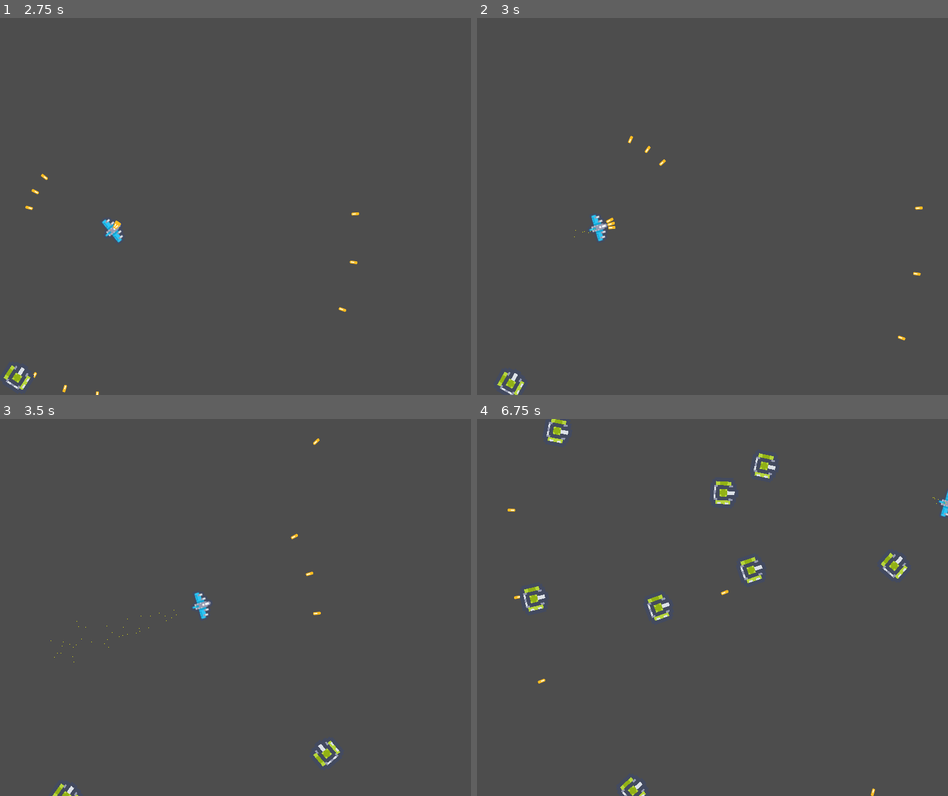
Above: before the commit, frames 1-4 (two rows, left to right).
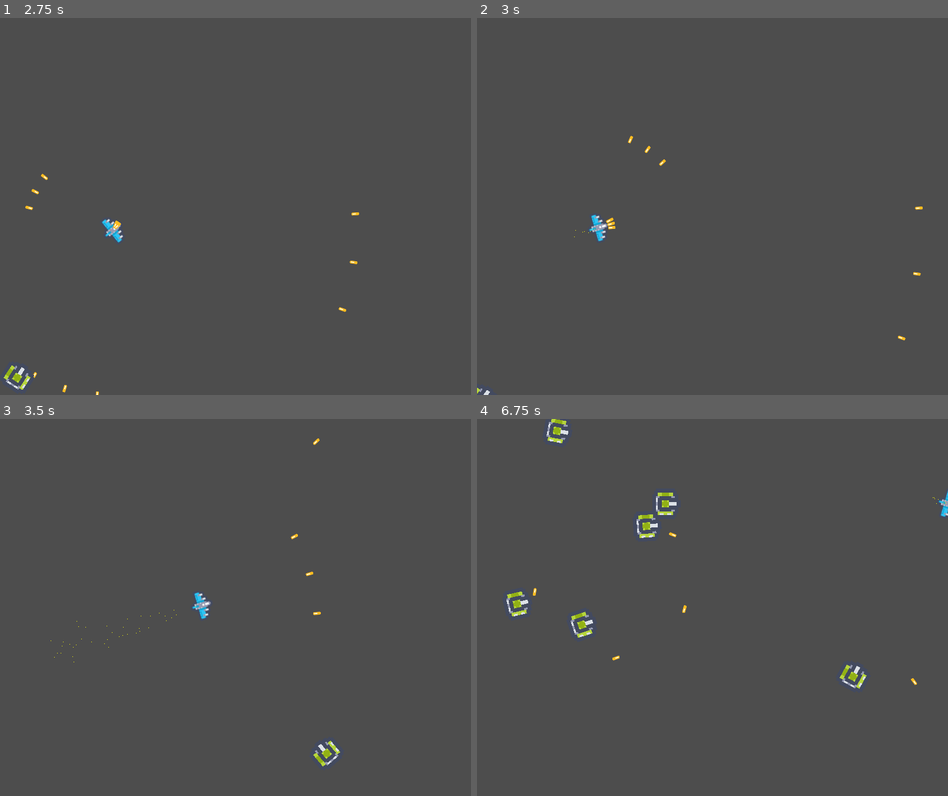
Above: after the commit, the same moments.

Repository: nbogie/godot-asteroids-ish-gdscript
Game: Godot game, scene res://main_scene_node.tscn
Two runs of this game, one before a commit and one after it. Both use one fixed random seed, a clock stepped at 60 frames per second and the inputs below.
Inputs:
- Up to frame 1 (2.75 s): tap Enter at 0.5 s; hold Right (move_right) 0.53-1.28 s; hold Space (fire) 0.53-1.28 s; hold Left (move_left) 1.28-2.03 s; tap Space (fire) at 1.35 s; hold Right (move_right) from 2.03 s (still down); hold Space (fire) from 2.03 s (still down)
- Up to frame 2 (3 s): release Right (move_right) at 2.78 s; release Space (fire) at 2.78 s; hold Shift (thrust) from 2.78 s (still down); tap Space (fire) at 2.85 s
- Up to frame 3 (3.5 s): keep holding Shift (thrust)
- Up to frame 4 (6.75 s): release Shift (thrust) at 3.53 s; hold Space (fire) 3.53-4.28 s; hold Left (move_left) 3.53-5.78 s; tap Space (fire) at 4.35, 5.85 s; hold Space (fire) 5.03-5.78 s; hold Right (move_right) 5.78-6.53 s; hold Shift (thrust) from 6.53 s (still down); hold Space (fire) from 6.53 s (still down)

Frame 1 is identical in both runs. In frame 2, 0.2% of the frame differs, in the area x 0-10%, y 93-100%; in frame 3, less than 0.1%; in frame 4, 1.8%, in the area x 6-94%, y 9-100%.

Commit message:
name collision layers, have mob listen

Diff:
--- a/laser.tscn
+++ b/laser.tscn
@@ -15,11 +15,11 @@
 }]
 
 [sub_resource type="RectangleShape2D" id="RectangleShape2D_4hm4d"]
-size = Vector2(6, 16)
+size = Vector2(6, 22)
 
 [node name="LaserRigidBody2D" type="RigidBody2D"]
-collision_layer = 0
-collision_mask = 0
+collision_layer = 4
+collision_mask = 3
 gravity_scale = 0.0
 script = ExtResource("1_rixdu")
 
@@ -32,7 +32,7 @@
 shape = SubResource("RectangleShape2D_4hm4d")
 
 [node name="VisibleOnScreenNotifier2D" type="VisibleOnScreenNotifier2D" parent="."]
-position = Vector2(0, -4.76837e-07)
+position = Vector2(1, 0)
 rotation = 1.5708
 scale = Vector2(0.4, 1.067)
 
--- a/mob.gd
+++ b/mob.gd
@@ -21,3 +21,8 @@
 
 func _on_timer_timeout() -> void:
 	fire.emit(self.position, self.rotation + PI/2)
+
+
+func _on_body_entered(body: Node) -> void:
+	print("mob: _on_body_entered")
+	print(body)
--- a/mob.tscn
+++ b/mob.tscn
@@ -15,10 +15,12 @@
 }]
 
 [sub_resource type="CircleShape2D" id="CircleShape2D_hgvvw"]
+radius = 32.0
 
 [node name="MobRigidBody2D" type="RigidBody2D"]
 position = Vector2(300, 300)
-collision_mask = 0
+collision_layer = 2
+collision_mask = 5
 gravity_scale = 0.0
 script = ExtResource("1_yrjx0")
 metadata/_edit_group_ = true
@@ -29,7 +31,6 @@
 sprite_frames = SubResource("SpriteFrames_ahpal")
 
 [node name="CollisionShape2D" type="CollisionShape2D" parent="."]
-scale = Vector2(4, 4)
 shape = SubResource("CircleShape2D_hgvvw")
 
 [node name="VisibleOnScreenNotifier2D" type="VisibleOnScreenNotifier2D" parent="."]
@@ -38,5 +39,6 @@
 wait_time = 3.0
 autostart = true
 
+[connection signal="body_entered" from="." to="." method="_on_body_entered"]
 [connection signal="screen_exited" from="VisibleOnScreenNotifier2D" to="." method="_on_visible_on_screen_notifier_2d_screen_exited"]
 [connection signal="timeout" from="Timer" to="." method="_on_timer_timeout"]
--- a/player.gd
+++ b/player.gd
@@ -60,11 +60,11 @@
 
 
 func _on_body_entered(_body: Node2D) -> void:
-	print("Player: _on_body_entered");
+	print("Player: _on_body_entered", Time.get_ticks_msec(), _body.name);
 	#hide()
 	hit.emit()
 	# Must be deferred as we can't change physics properties on a physics callback.
-	$CollisionShape2D.set_deferred("disabled", true)
+	# $CollisionShape2D.set_deferred("disabled", true)
 
 
 func _unhandled_input(event):
--- a/player.tscn
+++ b/player.tscn
@@ -42,9 +42,12 @@
 }]
 
 [sub_resource type="CapsuleShape2D" id="CapsuleShape2D_xq15g"]
+radius = 21.0
+height = 44.0
 
 [node name="Player" type="Area2D"]
-position = Vector2(100, 40)
+position = Vector2(107, 39)
+collision_mask = 14
 script = ExtResource("1_qdymh")
 thrustAmount = 15.0
 turnSpeed = 8.0
@@ -56,7 +59,6 @@
 animation = &"fly"
 
 [node name="CollisionShape2D" type="CollisionShape2D" parent="."]
-scale = Vector2(2.62, 2.15)
 shape = SubResource("CapsuleShape2D_xq15g")
 
 [node name="CPUParticles2D" type="CPUParticles2D" parent="."]
--- a/project.godot
+++ b/project.godot
@@ -59,3 +59,10 @@
 "events": [Object(InputEventKey,"resource_local_to_scene":false,"resource_name":"","device":-1,"window_id":0,"alt_press …(192 unchanged characters)…
 ]
 }
+
+[layer_names]
+
+2d_physics/layer_1="Player"
+2d_physics/layer_2="Enemies"
+2d_physics/layer_3="Lasers"
+2d_physics/layer_4="Pickups"
Not shown, changed: .DS_Store
Not shown, changed: README.md
